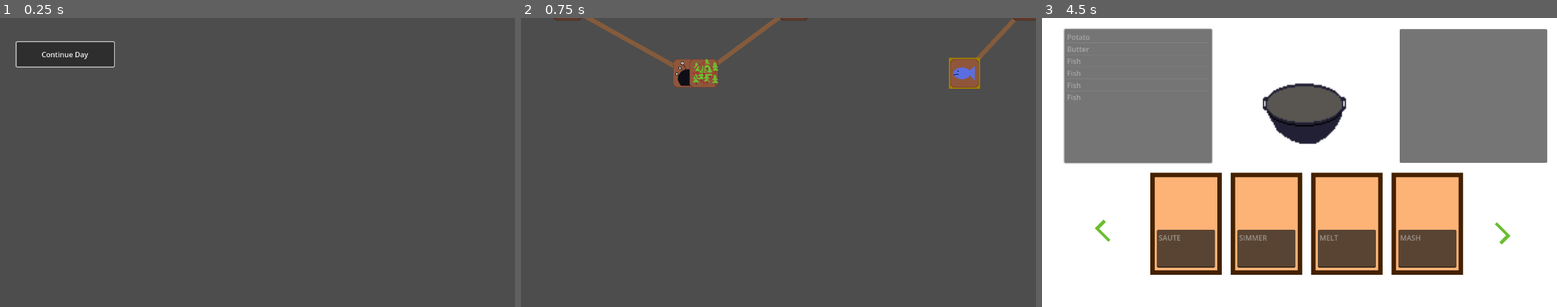
Above: before the commit, frames 1-3 (left to right).
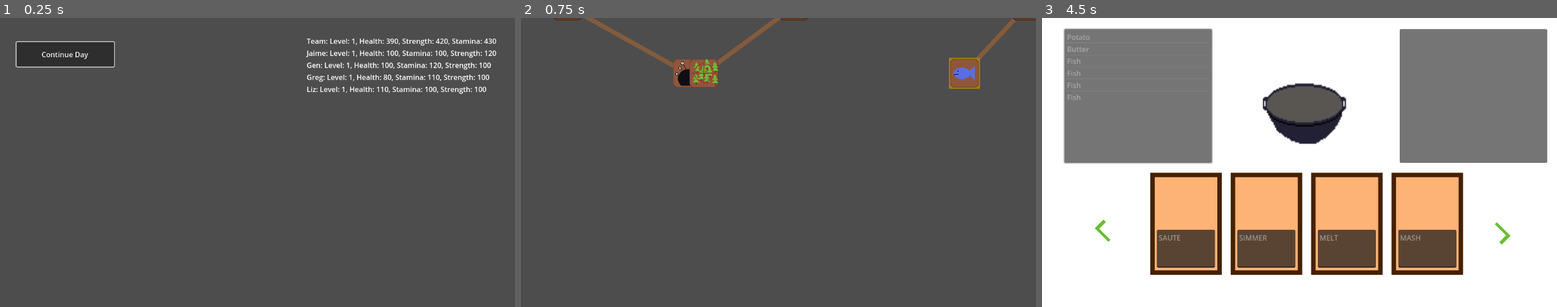
Above: after the commit, the same moments.

Repository: donnell74/Game-Off-2024
Game: Godot game, scene res://main.tscn
Same seed, same stepped clock (60 frames per second), same inputs: the game is played once before the commit and once after it.
Inputs (mouse positions are in pixels of both pictures, inside the frame that each line leads up to):
- Up to frame 1 (0.25 s): no input
- Up to frame 2 (0.75 s): click "Continue Day" at 0.5 s
- Up to frame 3 (4.5 s): tap Enter (ui_accept) at 1.25, 1.52, 3.5, 3.77, 4.25 s; move the mouse to (1412, 148) at 1.27 s; hold Tab (Navigate To Next Page) 1.28-2 s; click (1412, 148) at 1.42 s; click "Continue Day" at 2 s; click "Continue Day" at 2.75 s; move the mouse to (1196, 176) at 3.52 s; tap Q (Navigate to Last Page) at 3.6 s; click (1196, 176) at 3.67 s; move the mouse to (1351, 98) at 4.27 s; hold C (Toggle Cooking) from 4.28 s (still down); click (1351, 98) at 4.42 s

The runs differ from the first frame. In frame 1, 1.7% of the frame differs, in the area x 59-97%, y 7-27%; in frame 2, nothing differs; in frame 3, nothing differs.
Error in both runs: Out of bounds get index '7' (on base: 'Array') (res://Locations/location.gd:31)

Commit message:
Add first pass of campfire UI

Diff:
--- a/Campfire/campfire.gd
+++ b/Campfire/campfire.gd
@@ -6,6 +6,9 @@
 	print("Party Strength: %d" % PartyController.get_total_party_strength())
 	print("Party Stamina: %d" % PartyController.get_total_party_stamina())
 	UiEvents.active_ui_changed.connect(_on_active_ui_changed)
+	PartyController.party_stats_changed.connect(populatePartyStats)
+
+	populatePartyStats()
 
 func _on_active_ui_changed(newActive: UiEvents.UiScene) -> void:
 	match newActive:
@@ -31,3 +34,18 @@
 
 		var campfire = $"/root/Main/Campfire"
 		campfire.visible = false
+
+
+func populatePartyStats():
+	# Clean up the grid
+	for label in %PartyStatsGrid.get_children():
+		%PartyStatsGrid.remove_child(label)
+		label.queue_free()
+	# Re-populate the party stats
+	var partyStatsLabel = Label.new()
+	partyStatsLabel.text = PartyController.party_stats()
+	%PartyStatsGrid.add_child(partyStatsLabel)
+	for member in PartyController.party.members:
+		var teamMemberLabel = Label.new()
+		teamMemberLabel.text = member.to_string()
+		%PartyStatsGrid.add_child(teamMemberLabel)
--- a/Campfire/campfire.tscn
+++ b/Campfire/campfire.tscn
@@ -12,4 +12,15 @@
 offset_bottom = 109.0
 text = "Continue Day"
 
+[node name="PartyStatsGrid" type="GridContainer" parent="."]
+unique_name_in_owner = true
+offset_left = 686.0
+offset_top = 40.0
+offset_right = 726.0
+offset_bottom = 80.0
+
+[node name="TeamPartyInfo" type="Label" parent="PartyStatsGrid"]
+layout_mode = 2
+text = "TeamPartyInfo"
+
 [connection signal="pressed" from="ContinueDayButton" to="." method="_on_continue_day_button_pressed"]
--- a/Party/party_controller.gd
+++ b/Party/party_controller.gd
@@ -5,6 +5,8 @@
 	STAMINA,
 	HEALTH
 }
+
+signal party_stats_changed
 
 @export var party: Party = preload("res://Party/First Party/first_party.tres")
 
@@ -56,6 +58,7 @@
 				member.multiply_stamina(amount)
 			Stats.HEALTH:
 				member.multiply_health(amount)
+	party_stats_changed.emit()
 
 func apply_party_damage(stat: Stats, amount: float) -> void:
 	var damagePerIteration = get_max_party_level() # so we spread out the damage but don't iterate 1 by 1
@@ -73,11 +76,16 @@
 				damagedMember.decrement_health(damagePerIteration)
 
 		amount -= damagePerIteration
+	party_stats_changed.emit()
 
 func _to_string() -> String:
-	var result = "Team: Level: %d, Health: %d, Strength: %d, Stamina: %d\n" % \
-		[get_max_party_level(), get_total_party_health(), get_total_party_strength(), get_total_party_stamina()]
+	var result = party_stats()
 	for each_member in party.members:
 		result += each_member.to_string() + "\n"
 
 	return result
+
+func party_stats() -> String:
+	var result = "Team: Level: %d, Health: %d, Strength: %d, Stamina: %d\n" % \
+		[get_max_party_level(), get_total_party_health(), get_total_party_strength(), get_total_party_stamina()]
+	return result
